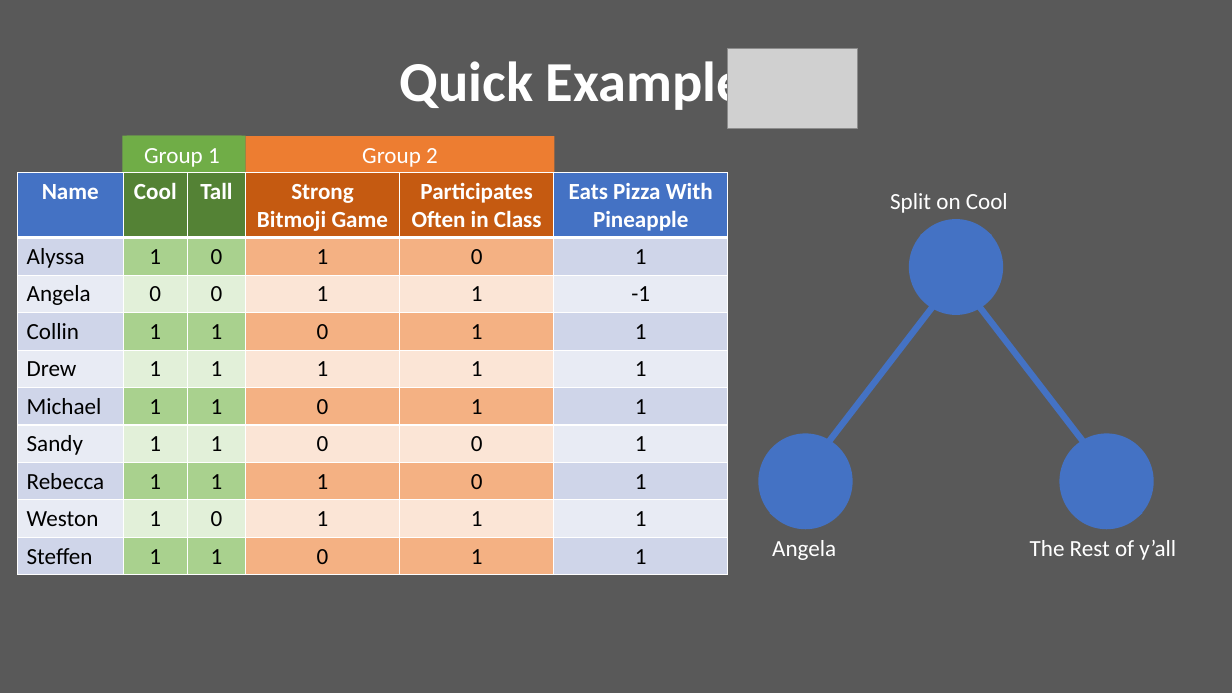
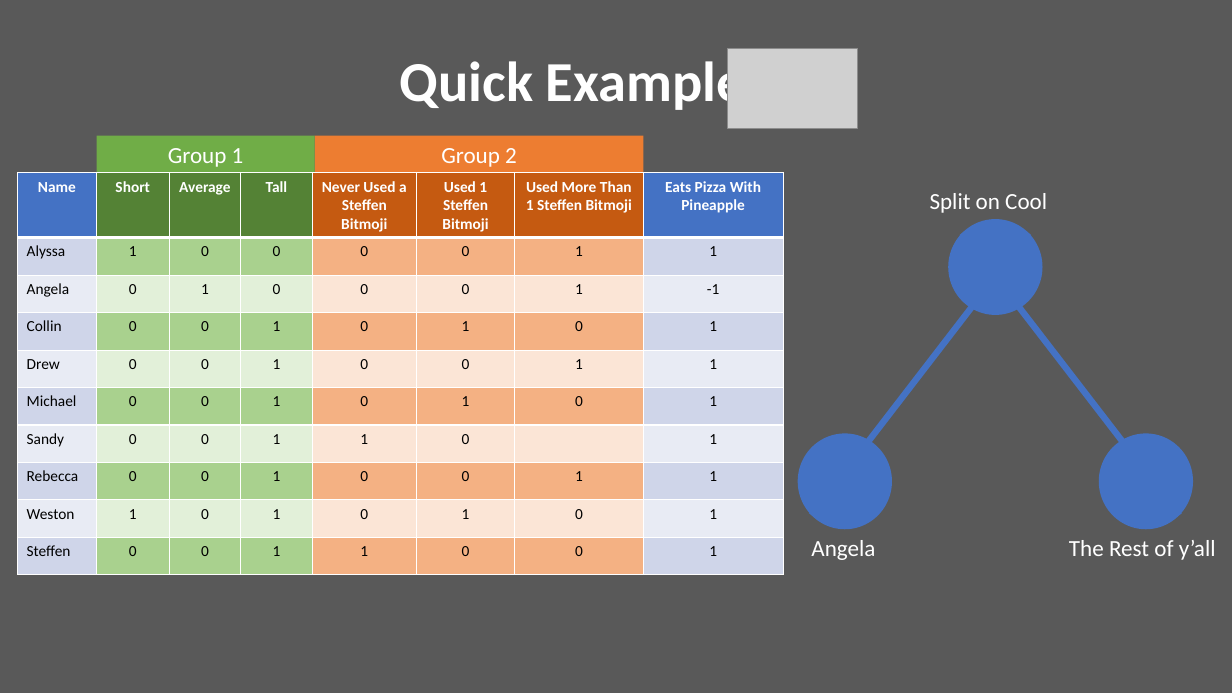
Before and after one commit to DillWithIt77/D2P-Spring-2021, a slide deck: slide 4 of Presentations/Trees Get Degrees_Full_Presentation.pptx. Drawn at 1232x693 pixels with LibreOffice and Linux fonts; fonts in the diff are those of the drawing; grey boxes stand for pictures. Boxes give left, top, right and bottom in pixels: in the first picture for what was removed or moved away, otherwise in the second. Text is boxed around its words. In the diff, an @@ line names an element or a change of style, - is before the commit and + after.

```diff
--- a/Presentations/Trees Get Degrees_Full_Presentation.pptx
+++ b/Presentations/Trees Get Degrees_Full_Presentation.pptx
@@ rectangle "Group 1": place and size @@
-rectangle "Group 1" at (122,136,241,173)
+rectangle "Group 1" at (96,136,314,173)
@@ rectangle removed at (127,136,246,173) @@
-Group 1
@@ rectangle "Group 2": place and size @@
-rectangle "Group 2" at (246,136,555,173)
+rectangle "Group 2" at (315,136,644,173)
@@ table at (18,173,787,575) @@
-column 2: Cool | 1 | 0 | 1 | 1 | 1 | 1 | 1 | 1 | 1
-column 3: Tall | 0 | 0 | 1 | 1 | 1 | 1 | 1 | 0 | 1
-column 4: Strong Bitmoji Game | 1 | 1 | 0 | 1 | 0 | 0 | 1 | 1 | 0
-column 5: Participates Often in Class | 0 | 1 | 1 | 1 | 1 | 0 | 0 | 1 | 1
+column 2: Short | 1 | 0 | 0 | 0 | 0 | 0 | 0 | 1 | 0
+column 3: Average | 0 | 1 | 0 | 0 | 0 | 0 | 0 | 0 | 0
+column 4: Tall | 0 | 0 | 1 | 1 | 1 | 1 | 1 | 1 | 1
+column 5: Never Used a Steffen Bitmoji | 0 | 0 | 0 | 0 | 0 | 1 | 0 | 0 | 1
+column 6: Used 1 Steffen Bitmoji | 0 | 0 | 1 | 0 | 1 | 0 | 0 | 1 | 0
+column 7: Used More Than 1 Steffen Bitmoji | 1 | 1 | 0 | 1 | 0 |  | 1 | 0 | 0
@@ table: place and size @@
-table at (18,173,729,575)
+table at (18,173,787,575)
@@ 3 texts, 3 ellipses, 2 lines: place and size @@
-3 texts, 3 ellipses, 2 lines at (759,193,1176,560)
+3 texts, 3 ellipses, 2 lines at (798,193,1216,560)
```
Also in this commit, not shown: 1 other slide changed.
